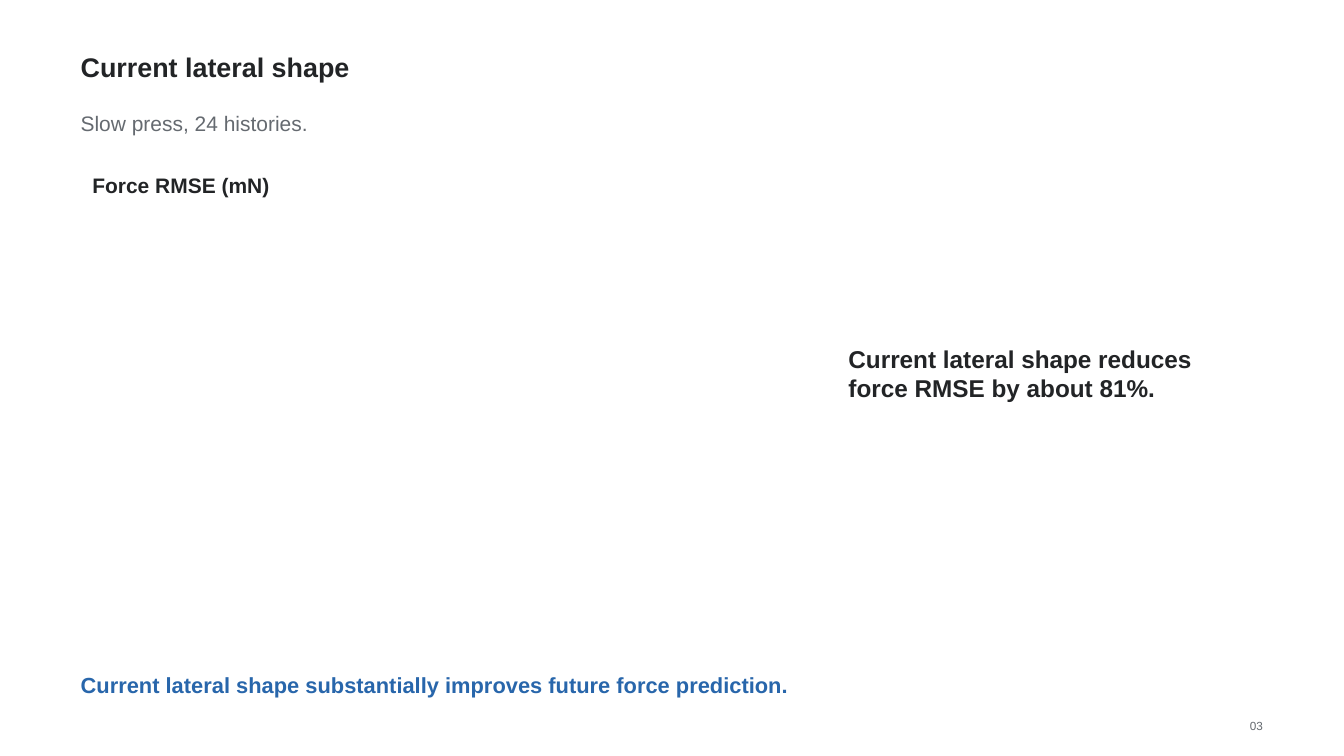
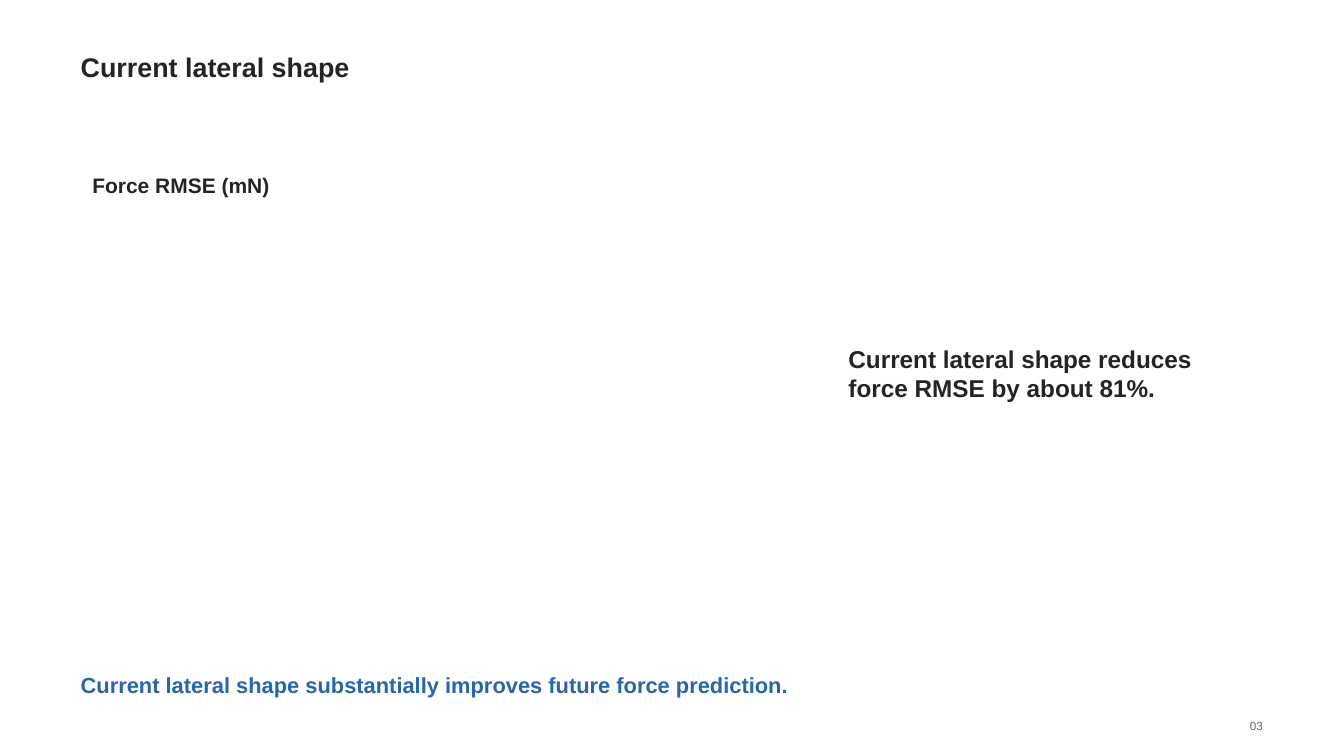
Before and after one commit to bzredk/NR-object-state, a slide deck: slide 3 of research/presentations/10.2/output/10.2-short.pptx. Drawn at 1344x756 pixels with LibreOffice and Linux fonts; fonts in the diff are those of the drawing. Boxes give left, top, right and bottom in pixels: in the first picture for what was removed or moved away, otherwise in the second. Text is boxed around its words. In the diff, an @@ line names an element or a change of style, - is before the commit and + after.

```diff
--- a/research/presentations/10.2/output/10.2-short.pptx
+++ b/research/presentations/10.2/output/10.2-short.pptx
@@ text removed at (81, 116, 308, 136) @@
-Slow press, 24 histories.
```
Also in this commit, not shown: 2 other slides changed, 1 other file.
